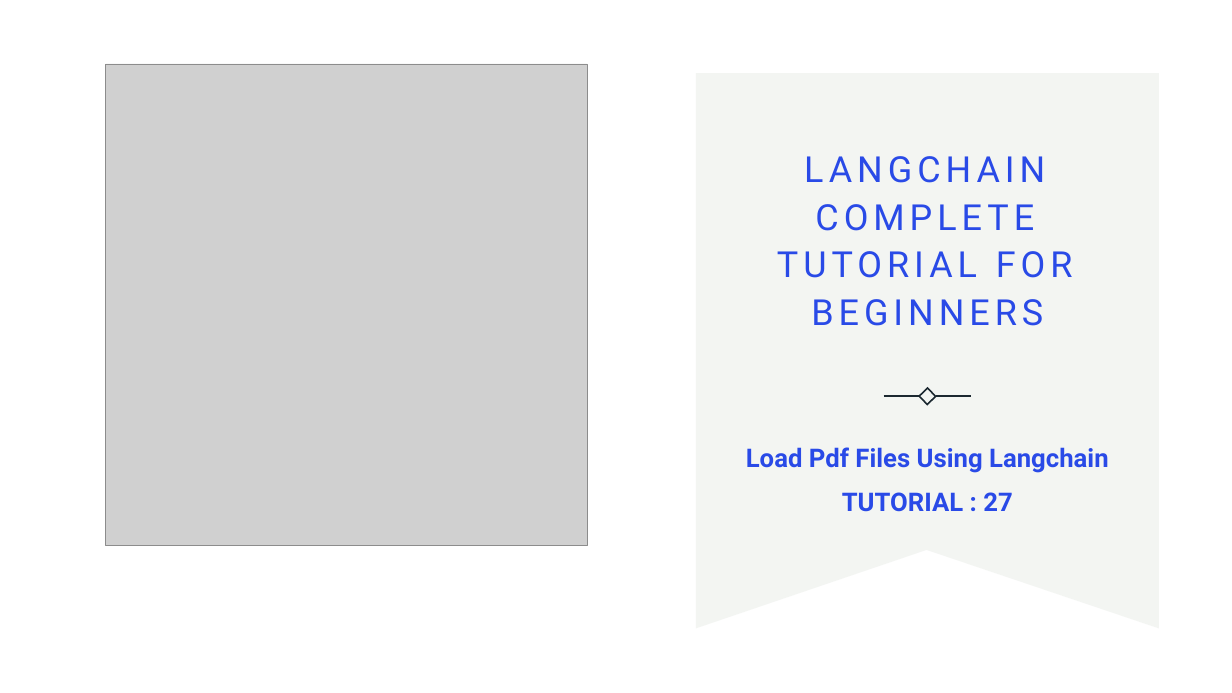
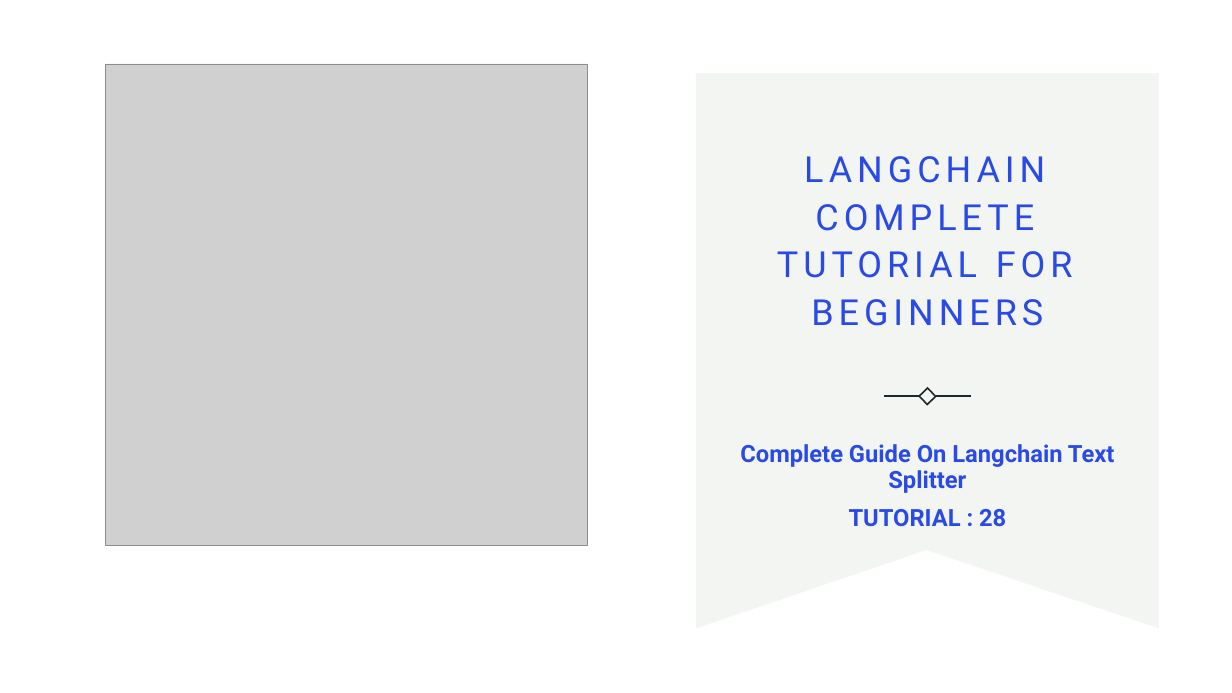
Before and after one commit to ronidas39/LLMtutorial, a slide deck: slide 1 of tutorial28/tutorial28.pptx. Drawn at 1232x693 pixels with LibreOffice and Linux fonts; fonts in the diff are those of the drawing; grey boxes stand for pictures; background and template pictures are left out. Boxes give left, top, right and bottom in pixels: in the first picture for what was removed or moved away, otherwise in the second. Text is boxed around its words. In the diff, an @@ line names an element or a change of style, - is before the commit and + after.

Commit message:
tutorial28

```diff
--- a/tutorial28/tutorial28.pptx
+++ b/tutorial28/tutorial28.pptx
@@ subtitle at box(740, 444, 1115, 527): text changed; size 20 to 18.5 pt @@
-Load Pdf Files Using Langchain
-TUTORIAL : 27
+Complete Guide On Langchain Text Splitter
+TUTORIAL : 28
```
Also in this commit, not shown: 1 other slide changed, 2 slides added, 1 slide removed, 1 other file.
